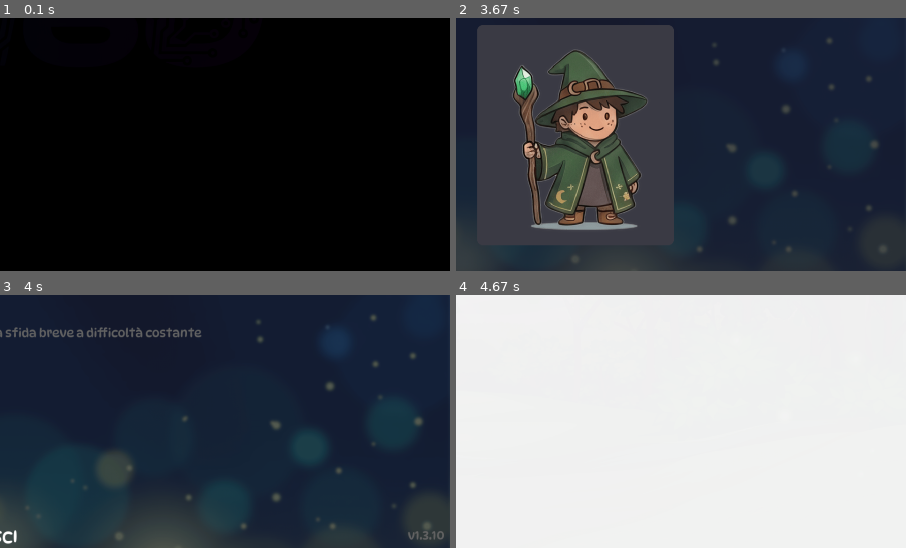
Above: before the commit, frames 1-4 (two rows, left to right).
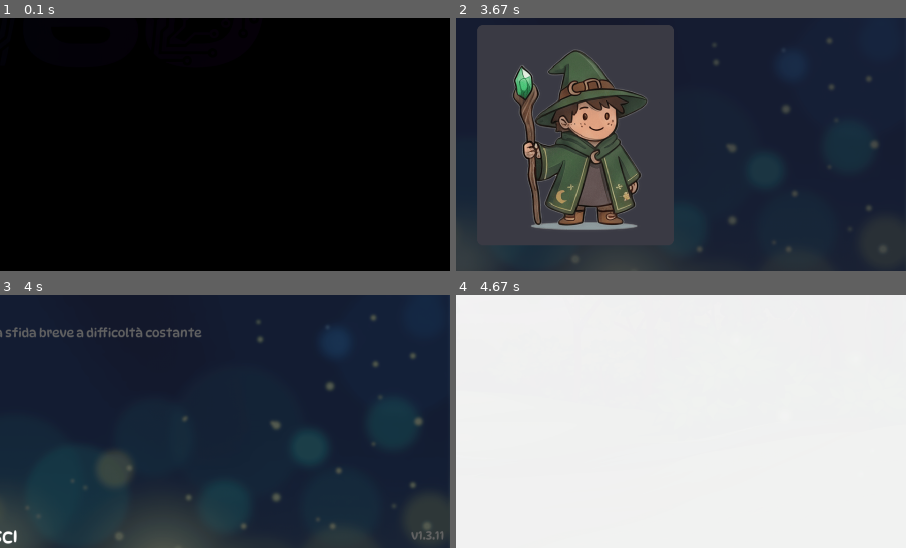
Above: after the commit, the same moments.

Repository: thefactor82/math-wizard
Game: pygame game, started from math-wizard.py
Two runs of this game, one before a commit and one after it. Both use one fixed random seed, a clock stepped at 60 frames per second and the inputs below.
Inputs (mouse positions are % of the whole screen's width and height, from its top left):
- Up to frame 1 (0.1 s): no input
- Up to frame 2 (3.67 s): hold Right 0.33-0.8 s; move the mouse to (46, 55) at 0.37 s; hold Up 0.88-1.18 s; tap Enter at 1.22, 2.55 s; tap Space at 1.55 s; tap 1 at 1.88 s; type "an" at 2.22 s; type "n" at 2.42 s; hold Right 2.72-3.18 s
- Up to frame 3 (4 s): click (37, 73) at 3.83 s
- Up to frame 4 (4.67 s): tap Enter at 4.12, 4.45 s
The pictures show only the part of the screen within x 50-100%, y 50-100%; the shares and areas given below are measured in that part.

Frames 1-2 are identical in both runs. In frame 3, 0.1% of the frame differs, in the area x 90-99%, y 93-97%; in frame 4, nothing differs.

Commit message:
fix: timeout riprova in allenamento ripristinava il valore da config; v1.3.11

Diff:
--- a/math-wizard.py
+++ b/math-wizard.py
@@ -687,7 +687,7 @@
         self .story_idx =0
         self .num_story_levels =sum (1 for e in self .story_entries if e .get ("tipo")=="livello")
 
-        self .version ="1.3.10"
+        self .version ="1.3.11"
 
         self .profiles =[]
         self .current_profile =""
@@ -2531,7 +2531,7 @@
                     self .game_over =False
                     self .is_correct =0
                     self .stats ={}
-                    self .timeout_limit =self .auto_timeout
+                    self .timeout_limit =self .auto_timeout if self .mode =="auto"else self .config ["timeout"]
                     self .boss_phase =None
                     self .boss_hit =False
                     self .boss_progress =0.0
